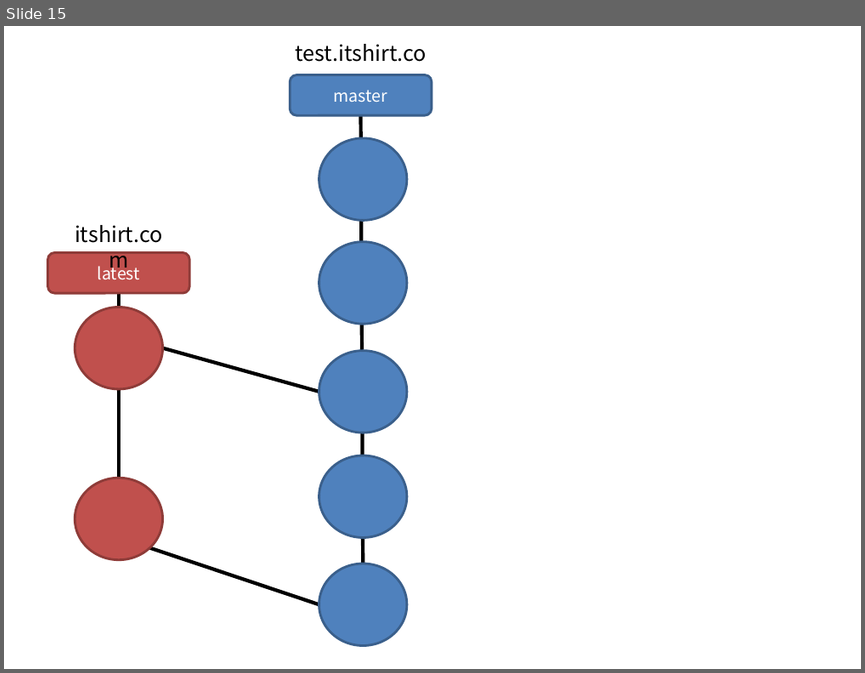
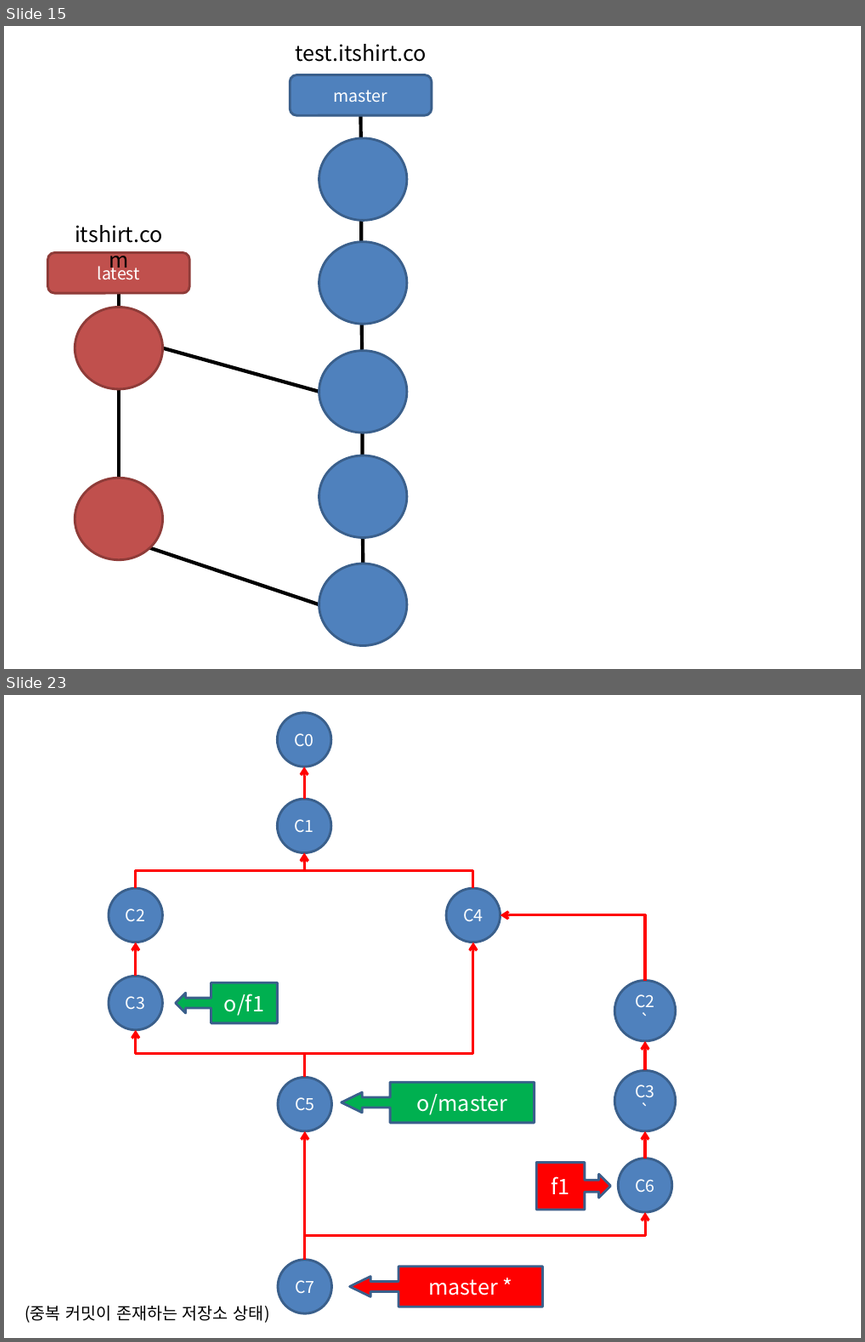
Before and after one commit to devToroko/git_study, a slide deck: 이미지작업.pptx. Shown one above the other, each under a label of ours: slide 15 before the commit, slides 15 and 23 after it; the slides between them are not shown. The pictures are 865x673 and 865x1342 pixels, drawn with LibreOffice and Linux fonts; fonts in the diff are those of the drawing. Boxes give left, top, right and bottom in pixels: in the first picture for what was removed or moved away, otherwise in the second. Text is boxed around its words. In the diff, an @@ line names an element or a change of style, - is before the commit and + after.

```diff
--- a/이미지작업.pptx
+++ b/이미지작업.pptx
@@ slide 23 added at bbox=[4, 695, 861, 1338], background #FFFFFF @@
@@ ellipse added at bbox=[278, 713, 331, 767], fill #4F81BD, outline #3A5F8C 2 pt, 14 pt, text #FFFFFF @@
+C0
@@ arrow added from (304, 799) to (304, 767), #FF0000 2.25 pt @@
@@ ellipse added at bbox=[278, 799, 331, 852], fill #4F81BD, outline #3A5F8C 2 pt, 14 pt, text #FFFFFF @@
+C1
@@ elbow arrow added from (136, 888) to (304, 852), #FF0000 2.25 pt @@
@@ elbow arrow added from (472, 888) to (304, 852), #FF0000 2.25 pt @@
@@ ellipse added at bbox=[109, 888, 162, 941], fill #4F81BD, outline #3A5F8C 2 pt, 14 pt, text #FFFFFF @@
+C2
@@ ellipse added at bbox=[446, 888, 500, 941], fill #4F81BD, outline #3A5F8C 2 pt, 14 pt, text #FFFFFF @@
+C4
@@ elbow arrow added from (645, 981) to (500, 915), #FF0000 2.25 pt @@
@@ arrow added from (136, 976) to (136, 941), #FF0000 2.25 pt @@
@@ elbow arrow added from (305, 1077) to (472, 941), #FF0000 2.25 pt @@
@@ ellipse added at bbox=[109, 976, 162, 1030], fill #4F81BD, outline #3A5F8C 2 pt, 14 pt, text #FFFFFF @@
+C3
@@ left arrow callout added at bbox=[176, 983, 278, 1023], fill #00B050, outline #3A5F8C 2 pt, 18 pt, text #FFFFFF @@
+o/f1
@@ ellipse added at bbox=[615, 981, 676, 1041], fill #4F81BD, outline #3A5F8C 2 pt, 14 pt, text #FFFFFF @@
+C2`
@@ elbow arrow added from (305, 1077) to (136, 1030), #FF0000 2.25 pt @@
@@ arrow added from (645, 1071) to (645, 1041), #FF0000 2.25 pt @@
@@ ellipse added at bbox=[615, 1071, 676, 1131], fill #4F81BD, outline #3A5F8C 2 pt, 14 pt, text #FFFFFF @@
+C3`
@@ ellipse added at bbox=[279, 1077, 332, 1131], fill #4F81BD, outline #3A5F8C 2 pt, 14 pt, text #FFFFFF @@
+C5
@@ left arrow callout added at bbox=[341, 1083, 534, 1123], fill #00B050, outline #3A5F8C 2 pt, 18 pt, text #FFFFFF @@
+o/master
@@ arrow added from (305, 1259) to (305, 1131), #FF0000 2.25 pt @@
@@ arrow added from (645, 1157) to (645, 1131), #FF0000 2.25 pt @@
@@ right arrow callout added at bbox=[536, 1162, 611, 1209], fill #FF0000, outline #3A5F8C 2 pt, 18 pt, text #FFFFFF @@
+f1
@@ ellipse added at bbox=[619, 1157, 672, 1212], fill #4F81BD, outline #3A5F8C 2 pt, 14 pt, text #FFFFFF @@
+C6
@@ elbow arrow added from (305, 1259) to (645, 1212), #FF0000 2.25 pt @@
@@ ellipse added at bbox=[279, 1259, 332, 1313], fill #4F81BD, outline #3A5F8C 2 pt, 14 pt, text #FFFFFF @@
+C7
@@ left arrow callout added at bbox=[349, 1265, 542, 1306], fill #FF0000, outline #3A5F8C 2 pt, 18 pt, text #FFFFFF @@
+master *
@@ text added at bbox=[24, 1304, 270, 1322], 14 pt, text #000000 @@
+(중복 커밋이 존재하는 저장소 상태)
```
Also in this commit, not shown: 7 other slides added, 37 other files.
